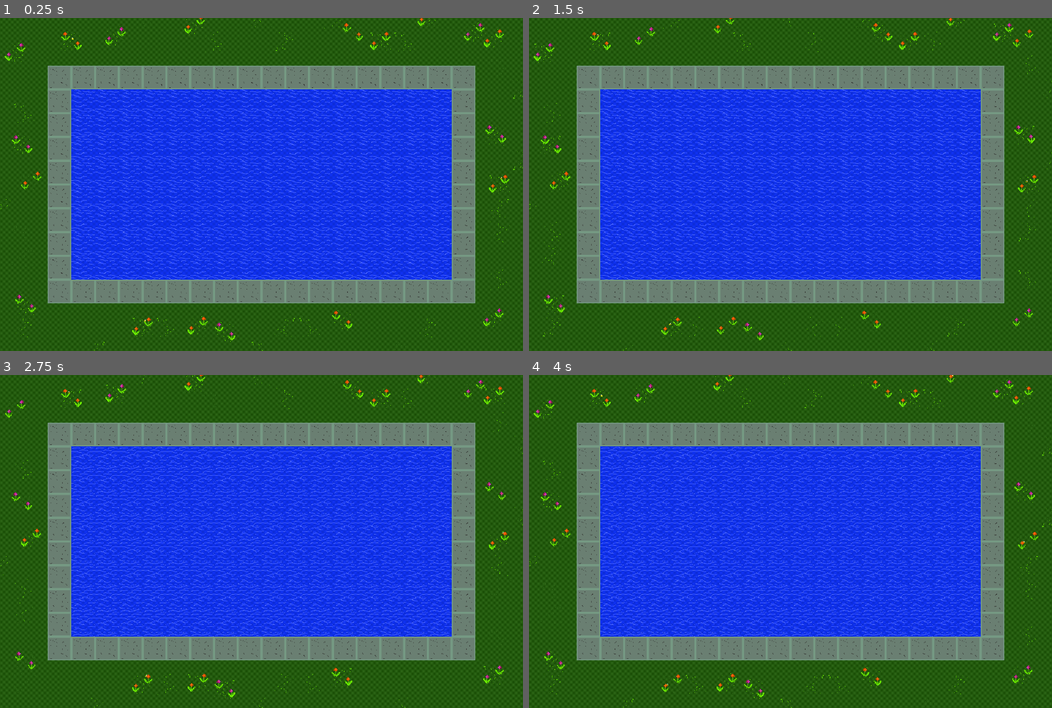
Above: before the commit, frames 1-4 (two rows, left to right).
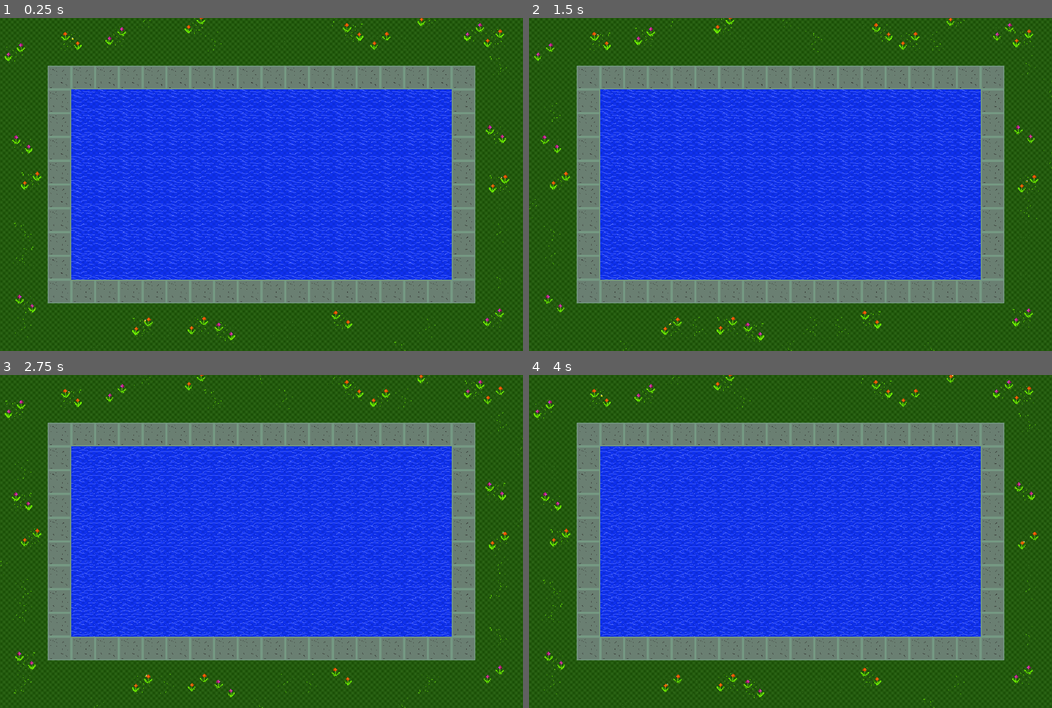
Above: after the commit, the same moments.

Repository: Plukers/ldjam42
Game: Godot game, scene res://Game.tscn
Same seed, same stepped clock (60 frames per second), same inputs: the game is played once before the commit and once after it.
Inputs (mouse positions are in pixels of both pictures, inside the frame that each line leads up to):
- Up to frame 1 (0.25 s): no input
- Up to frame 2 (1.5 s): move the mouse to (905, 167) at 0.52 s; press the mouse at (905, 167) at 0.53 s; tap Enter at 1.25 s; move the mouse to (685, 201) at 1.27 s; release the mouse at (685, 201) at 1.28 s; click (685, 201) at 1.35 s
- Up to frame 3 (2.75 s): move the mouse to (313, 468) at 2.02 s; press the mouse at (313, 468) at 2.03 s
- Up to frame 4 (4 s): tap Space at 2.75 s; move the mouse to (764, 608) at 2.77 s; release the mouse at (764, 608) at 2.78 s; click (764, 608) at 2.85 s; move the mouse to (947, 591) at 3.52 s; press the mouse at (947, 591) at 3.53 s

The runs differ from the first frame. In frame 1, 0.6% of the frame differs, in the area x 0-100%, y 0-100%; in frame 2, 0.6%; in frame 3, 0.6%; in frame 4, 0.6%.

Commit message:
fixed spelling bee errror

Diff:
--- a/Game.tscn
+++ b/Game.tscn
@@ -28,8 +28,7 @@
 
 [node name="SpawnLocation" type="PathFollow2D" parent="Spawn" index="0"]
 
-position = Vector2( -70.0621, -70 )
-rotation = 0.00628632
+position = Vector2( -59.6273, -70 )
 offset = 0.0
 h_offset = 0.0
 v_offset = 0.0
--- a/Pool/Medow.tscn
+++ b/Pool/Meadow.tscn
@@ -15,7 +15,7 @@
 } ]
 _sections_unfolded = [ "Resource" ]
 
-[node name="Medow" type="AnimatedSprite"]
+[node name="Meadow" type="AnimatedSprite" index="0"]
 
 position = Vector2( -0.410355, -0.321953 )
 frames = SubResource( 1 )
--- a/Pool/Pool.tscn
+++ b/Pool/Pool.tscn
@@ -5,7 +5,7 @@
 [ext_resource path="res://Pool/Flowers_2.tscn" type="PackedScene" id=3]
 [ext_resource path="res://Pool/Flowers_3.tscn" type="PackedScene" id=4]
 [ext_resource path="res://Pool/Water_1.tscn" type="PackedScene" id=5]
-[ext_resource path="res://Pool/Medow.tscn" type="PackedScene" id=6]
+[ext_resource path="res://Pool/Meadow.tscn" type="PackedScene" id=6]
 
 [sub_resource type="RectangleShape2D" id=1]
 
@@ -27,7 +27,7 @@
 custom_solver_bias = 0.0
 extents = Vector2( 15.7847, 358.153 )
 
-[node name="Pool" type="Node"]
+[node name="Pool" type="Node" index="0"]
 
 _sections_unfolded = [ "Collision" ]
 
@@ -90,89 +90,85 @@
 
 [node name="Flowers" parent="Flowers" index="0" instance=ExtResource( 2 )]
 
+frame = 0
+
+[node name="Flowers2" parent="Flowers" index="1" instance=ExtResource( 2 )]
+
+position = Vector2( 1334.04, 314.673 )
+frame = 0
+flip_h = true
+
+[node name="Flowers3" parent="Flowers" index="2" instance=ExtResource( 2 )]
+
+position = Vector2( 59.4024, 341.938 )
+frame = 0
+flip_h = true
+
+[node name="Flowers4" parent="Flowers" index="3" instance=ExtResource( 2 )]
+
+position = Vector2( 1277.23, 39.7519 )
+frame = 0
+
+[node name="Flowers5" parent="Flowers" index="4" instance=ExtResource( 2 )]
+
+position = Vector2( 68.4907, 771.36 )
+frame = 0
+flip_h = true
+
+[node name="Flowers6" parent="Flowers" index="5" instance=ExtResource( 2 )]
+
+position = Vector2( 604.7, 846.338 )
 frame = 2
-
-[node name="Flowers2" parent="Flowers" index="1" instance=ExtResource( 2 )]
-
-position = Vector2( 1334.04, 314.673 )
+flip_h = true
+
+[node name="Flowers7" parent="Flowers" index="6" instance=ExtResource( 2 )]
+
+position = Vector2( 1329.49, 807.713 )
 frame = 2
-flip_h = true
-
-[node name="Flowers3" parent="Flowers" index="2" instance=ExtResource( 2 )]
-
-position = Vector2( 59.4024, 341.938 )
+
+[node name="Flowers8" parent="Flowers" index="7" instance=ExtResource( 2 )]
+
+position = Vector2( 311.603, 51.1123 )
 frame = 2
-flip_h = true
-
-[node name="Flowers4" parent="Flowers" index="3" instance=ExtResource( 2 )]
-
-position = Vector2( 1277.23, 39.7519 )
-frame = 2
-
-[node name="Flowers5" parent="Flowers" index="4" instance=ExtResource( 2 )]
-
-position = Vector2( 68.4907, 771.36 )
-frame = 2
-flip_h = true
-
-[node name="Flowers6" parent="Flowers" index="5" instance=ExtResource( 2 )]
-
-position = Vector2( 604.7, 846.338 )
-frame = 0
-flip_h = true
-
-[node name="Flowers7" parent="Flowers" index="6" instance=ExtResource( 2 )]
-
-position = Vector2( 1329.49, 807.713 )
-frame = 0
-
-[node name="Flowers8" parent="Flowers" index="7" instance=ExtResource( 2 )]
-
-position = Vector2( 311.603, 51.1123 )
-frame = 0
 
 [node name="Flowers9" parent="Flowers" index="8" instance=ExtResource( 3 )]
 
 position = Vector2( 524.57, 20.4356 )
-frame = 0
 _sections_unfolded = [ "Transform" ]
 
 [node name="Flowers10" parent="Flowers" index="9" instance=ExtResource( 3 )]
 
 position = Vector2( 1329.6, 57.1796 )
-frame = 0
 _sections_unfolded = [ "Transform" ]
 
 [node name="Flowers11" parent="Flowers" index="10" instance=ExtResource( 3 )]
 
 position = Vector2( 920.403, 813.772 )
-frame = 0
 flip_h = true
 _sections_unfolded = [ "Transform" ]
 
 [node name="Flowers12" parent="Flowers" index="11" instance=ExtResource( 3 )]
 
 position = Vector2( 532.921, 830.474 )
-frame = 0
 _sections_unfolded = [ "Transform" ]
 
 [node name="Flowers13" parent="Flowers" index="12" instance=ExtResource( 3 )]
 
 position = Vector2( 83.6417, 439.651 )
-frame = 3
+frame = 1
 _sections_unfolded = [ "Transform" ]
 
 [node name="Flowers14" parent="Flowers" index="13" instance=ExtResource( 3 )]
 
 position = Vector2( 950.467, 40.4778 )
-frame = 3
+frame = 1
 flip_h = true
 _sections_unfolded = [ "Transform" ]
 
 [node name="Flowers15" parent="Flowers" index="14" instance=ExtResource( 3 )]
 
 position = Vector2( 1024, 64 )
-frame = 1
+frame = 3
 _sections_unfolded = [ "Transform" ]
 
 [node name="Flowers16" parent="Flowers" index="15" instance=ExtResource( 4 )]
@@ -244,156 +240,160 @@
 position = Vector2( 704, 448 )
 frame = 0
 
-[node name="Medow" type="Node" parent="." index="5"]
-
-editor/display_folded = true
-
-[node name="Medow" parent="Medow" index="0" instance=ExtResource( 6 )]
+[node name="Meadow" type="Node" parent="." index="5"]
+
+[node name="Meadow" parent="Meadow" index="0" instance=ExtResource( 6 )]
 
 position = Vector2( 384, 0 )
-frame = 3
-_sections_unfolded = [ "Transform" ]
-
-[node name="Medow2" parent="Medow" index="1" instance=ExtResource( 6 )]
+frame = 1
+_sections_unfolded = [ "Transform" ]
+
+[node name="Meadow2" parent="Meadow" index="1" instance=ExtResource( 6 )]
 
 position = Vector2( 576, 64 )
-_sections_unfolded = [ "Transform" ]
-
-[node name="Medow23" parent="Medow" index="2" instance=ExtResource( 6 )]
+frame = 0
+_sections_unfolded = [ "Transform" ]
+
+[node name="Meadow23" parent="Meadow" index="2" instance=ExtResource( 6 )]
 
 position = Vector2( 704, 0 )
-frame = 1
-flip_h = true
-_sections_unfolded = [ "Transform" ]
-
-[node name="Medow24" parent="Medow" index="3" instance=ExtResource( 6 )]
+frame = 3
+flip_h = true
+_sections_unfolded = [ "Transform" ]
+
+[node name="Meadow24" parent="Meadow" index="3" instance=ExtResource( 6 )]
 
 position = Vector2( 768, 64 )
-frame = 1
-flip_v = true
-_sections_unfolded = [ "Transform" ]
-
-[node name="Medow3" parent="Medow" index="4" instance=ExtResource( 6 )]
+frame = 3
+flip_v = true
+_sections_unfolded = [ "Transform" ]
+
+[node name="Meadow3" parent="Meadow" index="4" instance=ExtResource( 6 )]
 
 position = Vector2( 896, 0 )
-_sections_unfolded = [ "Transform" ]
-
-[node name="Medow4" parent="Medow" index="5" instance=ExtResource( 6 )]
+frame = 0
+_sections_unfolded = [ "Transform" ]
+
+[node name="Meadow4" parent="Meadow" index="5" instance=ExtResource( 6 )]
 
 position = Vector2( 1088, 64 )
-frame = 1
-_sections_unfolded = [ "Transform" ]
-
-[node name="Medow5" parent="Medow" index="6" instance=ExtResource( 6 )]
+frame = 3
+_sections_unfolded = [ "Transform" ]
+
+[node name="Meadow5" parent="Meadow" index="6" instance=ExtResource( 6 )]
 
 position = Vector2( 64, 256 )
-frame = 1
-_sections_unfolded = [ "Transform" ]
-
-[node name="Medow6" parent="Medow" index="7" instance=ExtResource( 6 )]
+frame = 3
+_sections_unfolded = [ "Transform" ]
+
+[node name="Meadow6" parent="Meadow" index="7" instance=ExtResource( 6 )]
 
 position = Vector2( 0, 512 )
-frame = 1
-flip_v = true
-_sections_unfolded = [ "Transform" ]
-
-[node name="Medow7" parent="Medow" index="8" instance=ExtResource( 6 )]
+frame = 3
+flip_v = true
+_sections_unfolded = [ "Transform" ]
+
+[node name="Meadow7" parent="Meadow" index="8" instance=ExtResource( 6 )]
 
 position = Vector2( 64, 576 )
-frame = 3
-_sections_unfolded = [ "Transform" ]
-
-[node name="Medow8" parent="Medow" index="9" instance=ExtResource( 6 )]
+frame = 1
+_sections_unfolded = [ "Transform" ]
+
+[node name="Meadow8" parent="Meadow" index="9" instance=ExtResource( 6 )]
 
 position = Vector2( 64, 640 )
-frame = 3
-flip_h = true
-_sections_unfolded = [ "Transform" ]
-
-[node name="Medow9" parent="Medow" index="10" instance=ExtResource( 6 )]
+frame = 1
+flip_h = true
+_sections_unfolded = [ "Transform" ]
+
+[node name="Meadow9" parent="Meadow" index="10" instance=ExtResource( 6 )]
 
 position = Vector2( 64, 832 )
-flip_v = true
-_sections_unfolded = [ "Transform" ]
-
-[node name="Medow10" parent="Medow" index="11" instance=ExtResource( 6 )]
+frame = 0
+flip_v = true
+_sections_unfolded = [ "Transform" ]
+
+[node name="Meadow10" parent="Meadow" index="11" instance=ExtResource( 6 )]
 
 position = Vector2( 256, 896 )
-frame = 1
-flip_h = true
-_sections_unfolded = [ "Transform" ]
-
-[node name="Medow11" parent="Medow" index="12" instance=ExtResource( 6 )]
+frame = 3
+flip_h = true
+_sections_unfolded = [ "Transform" ]
+
+[node name="Meadow11" parent="Meadow" index="12" instance=ExtResource( 6 )]
 
 position = Vector2( 448, 832 )
-frame = 1
-_sections_unfolded = [ "Transform" ]
-
-[node name="Medow12" parent="Medow" index="13" instance=ExtResource( 6 )]
+frame = 3
+_sections_unfolded = [ "Transform" ]
+
+[node name="Meadow12" parent="Meadow" index="13" instance=ExtResource( 6 )]
 
 position = Vector2( 704, 896 )
-frame = 1
-_sections_unfolded = [ "Transform" ]
-
-[node name="Medow13" parent="Medow" index="14" instance=ExtResource( 6 )]
+frame = 3
+_sections_unfolded = [ "Transform" ]
+
+[node name="Meadow13" parent="Meadow" index="14" instance=ExtResource( 6 )]
 
 position = Vector2( 768, 832 )
-frame = 1
-flip_h = true
-_sections_unfolded = [ "Transform" ]
-
-[node name="Medow14" parent="Medow" index="15" instance=ExtResource( 6 )]
+frame = 3
+flip_h = true
+_sections_unfolded = [ "Transform" ]
+
+[node name="Meadow14" parent="Meadow" index="15" instance=ExtResource( 6 )]
 
 position = Vector2( 832, 832 )
-frame = 1
-_sections_unfolded = [ "Transform" ]
-
-[node name="Medow15" parent="Medow" index="16" instance=ExtResource( 6 )]
+frame = 3
+_sections_unfolded = [ "Transform" ]
+
+[node name="Meadow15" parent="Meadow" index="16" instance=ExtResource( 6 )]
 
 position = Vector2( 1088, 896 )
-frame = 3
-_sections_unfolded = [ "Transform" ]
-
-[node name="Medow16" parent="Medow" index="17" instance=ExtResource( 6 )]
+frame = 1
+_sections_unfolded = [ "Transform" ]
+
+[node name="Meadow16" parent="Meadow" index="17" instance=ExtResource( 6 )]
 
 position = Vector2( 1152, 832 )
-flip_v = true
-_sections_unfolded = [ "Transform" ]
-
-[node name="Medow17" parent="Medow" index="18" instance=ExtResource( 6 )]
+frame = 0
+flip_v = true
+_sections_unfolded = [ "Transform" ]
+
+[node name="Meadow17" parent="Meadow" index="18" instance=ExtResource( 6 )]
 
 position = Vector2( 1344, 704 )
-_sections_unfolded = [ "Transform" ]
-
-[node name="Medow18" parent="Medow" index="19" instance=ExtResource( 6 )]
+frame = 0
+_sections_unfolded = [ "Transform" ]
+
+[node name="Meadow18" parent="Meadow" index="19" instance=ExtResource( 6 )]
 
 position = Vector2( 1344, 576 )
-flip_v = true
-_sections_unfolded = [ "Transform" ]
-
-[node name="Medow19" parent="Medow" index="20" instance=ExtResource( 6 )]
+frame = 0
+flip_v = true
+_sections_unfolded = [ "Transform" ]
+
+[node name="Meadow19" parent="Meadow" index="20" instance=ExtResource( 6 )]
 
 position = Vector2( 1344, 512 )
-frame = 1
-flip_h = true
-_sections_unfolded = [ "Transform" ]
-
-[node name="Medow20" parent="Medow" index="21" instance=ExtResource( 6 )]
+frame = 3
+flip_h = true
+_sections_unfolded = [ "Transform" ]
+
+[node name="Meadow20" parent="Meadow" index="21" instance=ExtResource( 6 )]
 
 position = Vector2( 1408, 384 )
-frame = 1
-flip_v = true
-_sections_unfolded = [ "Transform" ]
-
-[node name="Medow21" parent="Medow" index="22" instance=ExtResource( 6 )]
+frame = 3
+flip_v = true
+_sections_unfolded = [ "Transform" ]
+
+[node name="Meadow21" parent="Meadow" index="22" instance=ExtResource( 6 )]
 
 position = Vector2( 1408, 192 )
-frame = 1
-flip_v = true
-_sections_unfolded = [ "Transform" ]
-
-[node name="Medow22" parent="Medow" index="23" instance=ExtResource( 6 )]
+frame = 3
+flip_v = true
+_sections_unfolded = [ "Transform" ]
+
+[node name="Meadow22" parent="Meadow" index="23" instance=ExtResource( 6 )]
 
 position = Vector2( 1344, 128 )
-frame = 3
-_sections_unfolded = [ "Transform" ]
+frame = 1
+_sections_unfolded = [ "Transform" ]
--- a/Pool/Pool_tileset.tres
+++ b/Pool/Pool_tileset.tres
@@ -3,7 +3,8 @@
 [ext_resource path="res://Assets/Pool/water.png" type="Texture" id=1]
 [ext_resource path="res://Assets/Pool/pool_slab_1.png" type="Texture" id=2]
 [ext_resource path="res://Assets/Pool/meadow_1.png" type="Texture" id=3]
-[ext_resource path="res://Assets/Pool/medow.png" type="Texture" id=4]
+[ext_resource path="res://Assets/Pool/meadow.png" type="Texture" id=4]
+
 
 [resource]
 
--- a/Pool/Pool_tileset.tscn
+++ b/Pool/Pool_tileset.tscn
@@ -2,7 +2,8 @@
 
 [ext_resource path="res://Assets/Pool/water.png" type="Texture" id=1]
 [ext_resource path="res://Assets/Pool/pool_slab_1.png" type="Texture" id=2]
-[ext_resource path="res://Assets/Pool/medow.png" type="Texture" id=3]
+[ext_resource path="res://Assets/Pool/meadow.png" type="Texture" id=3]
+
 
 [node name="Node2D" type="Node2D"]
 
Renamed: Assets/Pool/medow.png -> Assets/Pool/meadow.png
Not shown, changed: Assets/Pool/meadow.png.import
